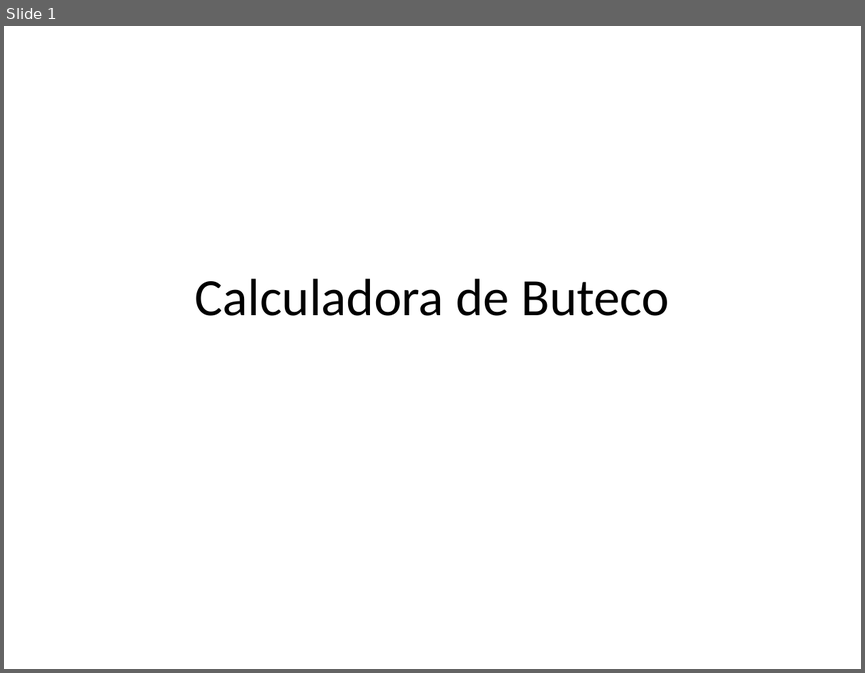
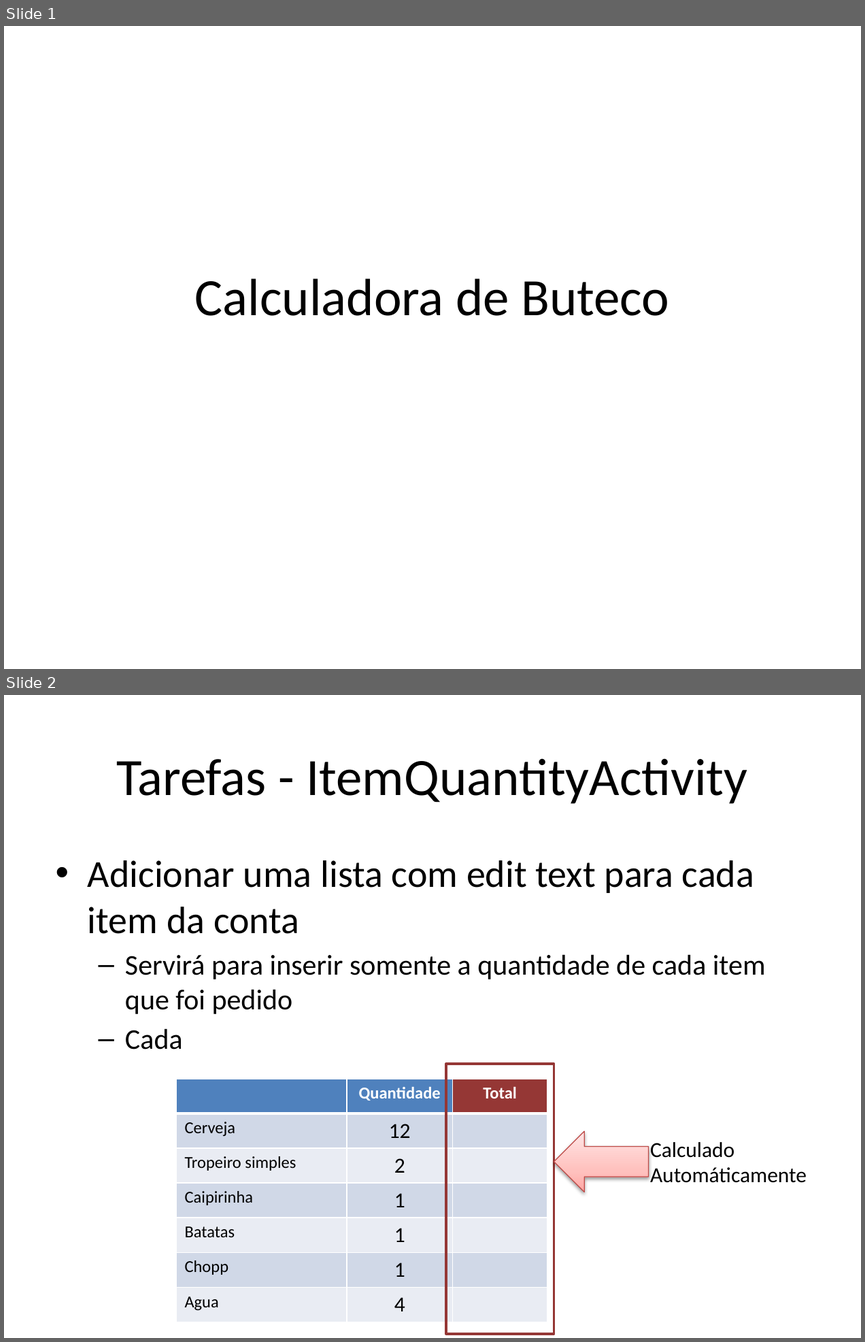
Before and after one commit to betito/proj-beto-rara, a slide deck: ButecoCalc/Calculadora de Buteco.pptx. Shown one above the other, each under a label of ours: slide 1 before the commit, slides 1 and 2 after it. The pictures are 865x673 and 865x1342 pixels, drawn with LibreOffice and Linux fonts; fonts in the diff are those of the drawing. Boxes give left, top, right and bottom in pixels: in the first picture for what was removed or moved away, otherwise in the second. Text is boxed around its words. In the diff, an @@ line names an element or a change of style, - is before the commit and + after.

Commit message:
Tarefas.

```diff
--- a/ButecoCalc/Calculadora de Buteco.pptx
+++ b/ButecoCalc/Calculadora de Buteco.pptx
@@ slide 2 added at [4,695,861,1338], background #FFFFFF @@
@@ title added at [116,758,747,804], 44 pt, text #000000 @@
+Tarefas - ItemQuantityActivity
@@ text added at [88,860,766,1049], 24 pt, text #000000 @@
+• Adicionar uma lista com edit text para cada item da conta
+  – Servirá para inserir somente a quantidade de cada item que foi pedido
+  – Cada
@@ table added at [176,1078,547,1321], 7 rows, 3 columns @@
+ | Quantidade | Total
+Cerveja | 12 | 
+Tropeiro simples | 2 | 
+Caipirinha | 1 | 
+Batatas | 1 | 
+Chopp | 1 | 
+Agua | 4 | 
@@ rectangle added at [446,1064,554,1334], outline #953735 2 pt @@
@@ left arrow added at [554,1131,649,1192], fill gradient #FFA6A5 to #FFC0BF to #FFE7E7, outline #BF4C48 0.75 pt @@
@@ text added at [650,1142,806,1183], 18 pt, text #000000 @@
+Calculado Automáticamente
```
Also in this commit, not shown: 3 other slides added, 1 slide removed.
